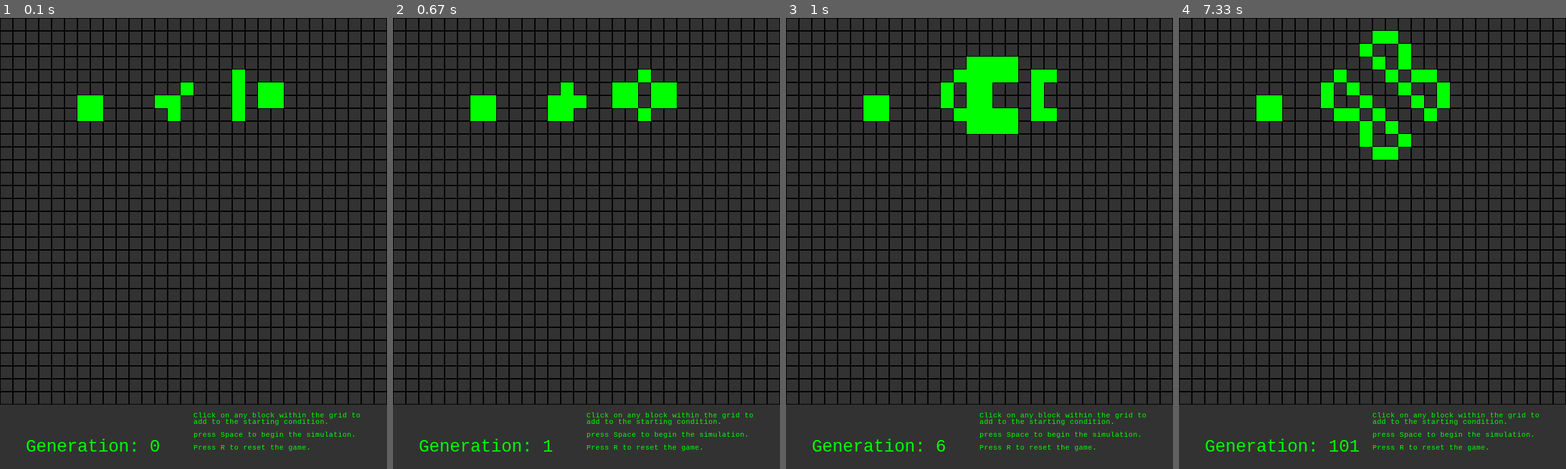
Above: before the commit, frames 1-4 (left to right).
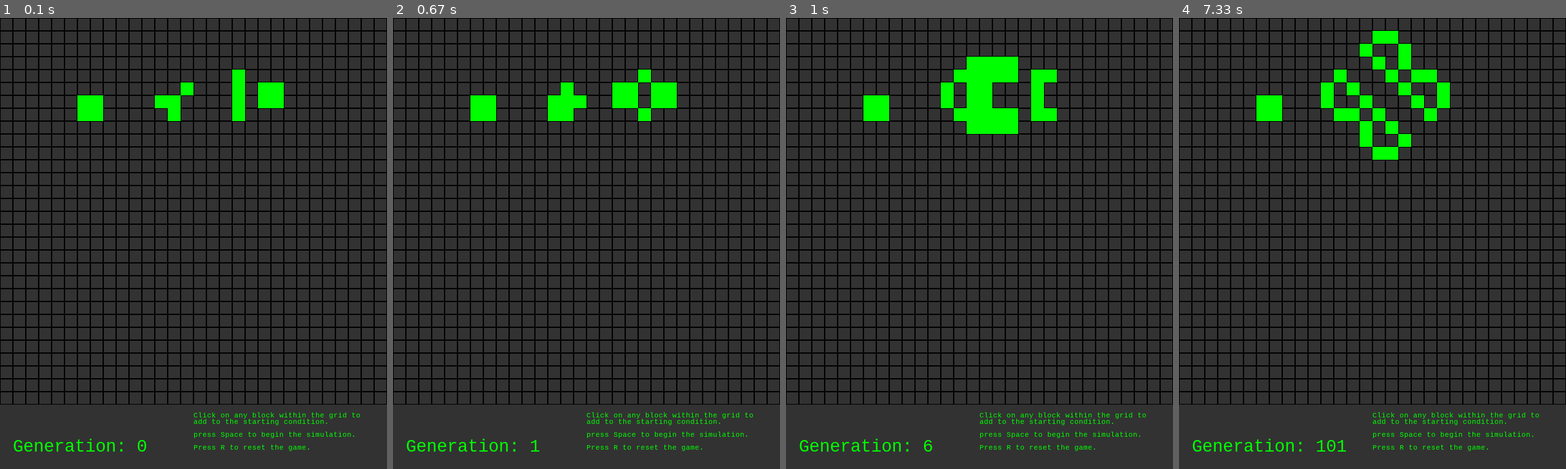
Above: after the commit, the same moments.

Repository: R-C-McDermott/Conway-Game-of-life-PyGame
Game: pygame game, started from main.py
Two runs of this game, one before a commit and one after it. Both use one fixed random seed, a clock stepped at 60 frames per second and the inputs below.
Inputs:
- Up to frame 1 (0.1 s): no input
- Up to frame 2 (0.67 s): tap Space at 0.33 s
- Up to frame 3 (1 s): no input
- Up to frame 4 (7.33 s): no input

The runs differ from the first frame. In frame 1, 0.5% of the frame differs, in the area x 3-42%, y 93-97%; in frame 2, 0.4%; in frame 3, 0.5%; in frame 4, 0.5%, in the area x 3-47%, y 93-97%.

Commit message:
Small alteration with positioning of text

Diff:
--- a/main.py
+++ b/main.py
@@ -54,7 +54,7 @@
 # ~~~~~~~~~~~~~~~~~~~~~~~~~ #
 
 
-def get_coords(grid):
+def get_coords(grid) -> list:
     x_vals = np.where(grid.grid_array == 1)[1]
     y_vals = np.where(grid.grid_array == 1)[0]
     coords = []
@@ -71,7 +71,7 @@
         pygame.draw.rect(WIN, BLOCK_COLOUR, (x, y, BLOCK_SIZE, BLOCK_SIZE))
 
     generation_text = GEN_FONT.render(f"Generation: {generation}", True, BLOCK_COLOUR)
-    WIN.blit(generation_text, (40, HEIGHT - (BOTTOM_PANEL // 2)))
+    WIN.blit(generation_text, (20, HEIGHT - (BOTTOM_PANEL // 2)))
 
     for i in range(len(game_instructions)):
         instructions_text = INSTR_FONT.render(game_instructions[i], True, BLOCK_COLOUR)
